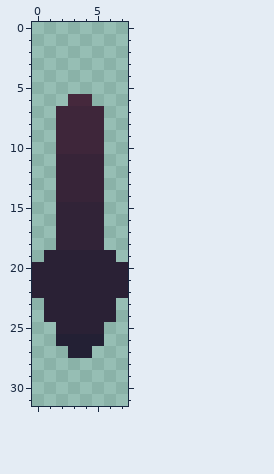
Pixel-art sprite -- Assets/Textures/UITextures/GamePlayElements/ShapeSizeGrowDirectionDown.png. The first picture shows the starting point.
The file is 8x32 pixels. Colours within 5 levels of each other are drawn and written as one.
And afterwards:
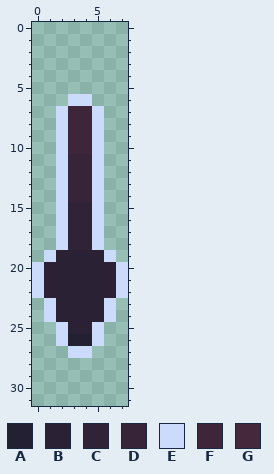
Palette (. is transparent): A #232034  B #2a2135  C #312337  D #372438  E #cbdbfc  F #3e263a  G #45283c
The author wrote: Made ShapeGrowDirection more notable with outline
Edits made:
y 6: x 3..4 GG -> EE
y 7..10: x 2 F -> E; x 5 F -> E
y 11..14: x 2 D -> E; x 5 D -> E
y 15..18: x 2 C -> E; x 5 C -> E
y 19: x 1 B -> E; x 6 B -> E
y 20..22: x 0 B -> E; x 7 B -> E
y 23..24: x 1 B -> E; x 6 B -> E
y 25: x 2 B -> E; x 5 B -> E
y 26: x 2 A -> E; x 5 A -> E
y 27: x 3..4 AA -> EE
Where, in picture pixels (left, top, right, bottom), the same in both pictures:
changed: (32, 94, 128, 358)
